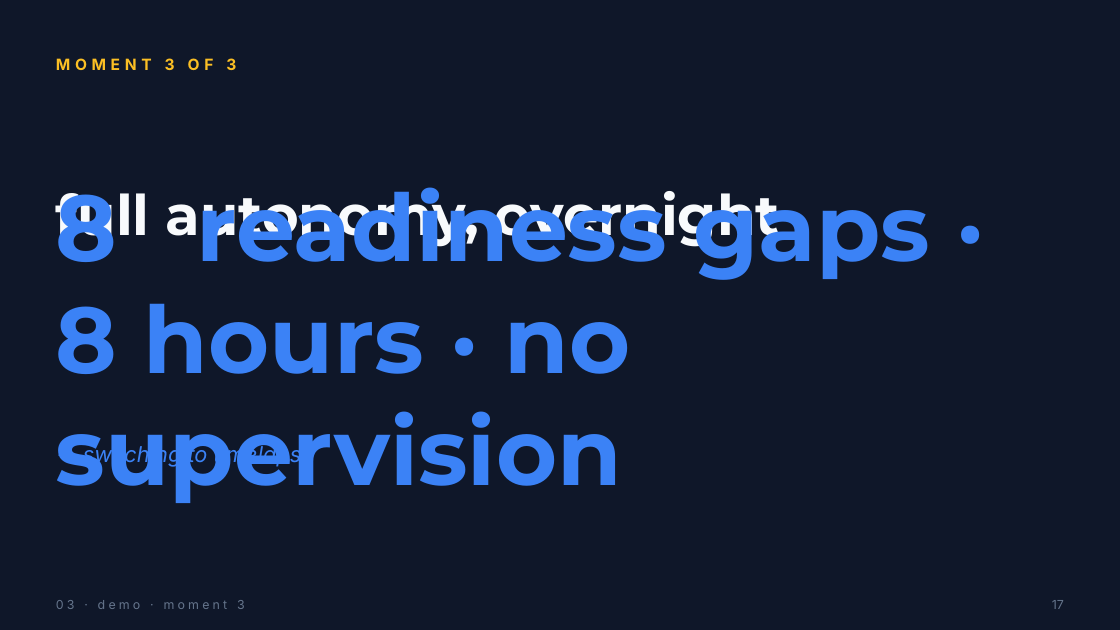
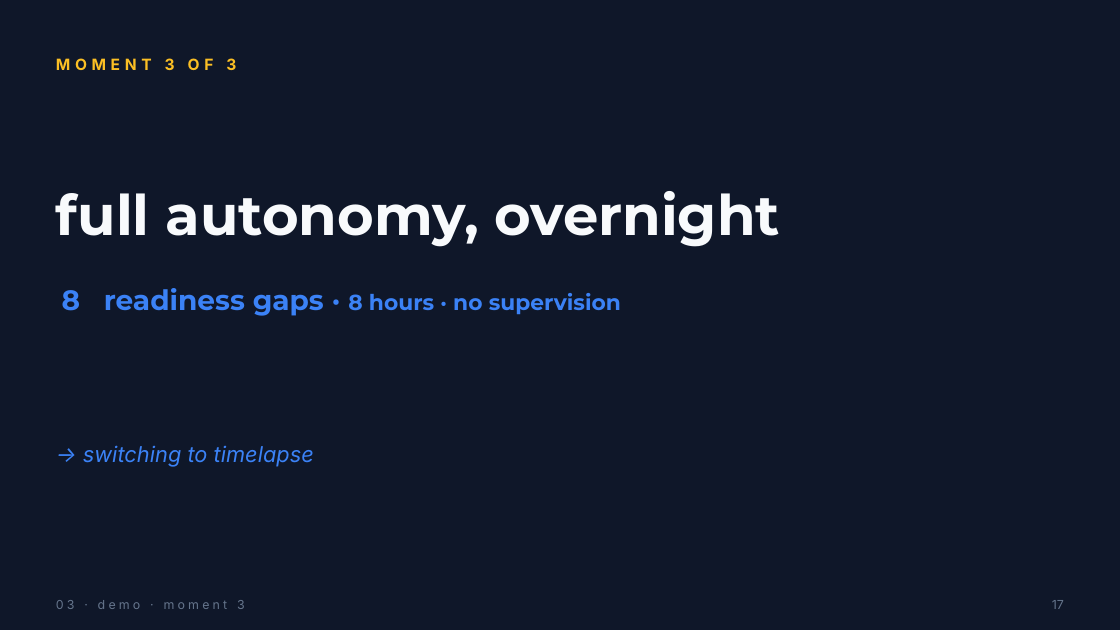
Before and after one commit to Bmbsolution/genai-demo, a slide deck: slide 17 of orchestrer-intelligence-gatherly.pptx. Drawn at 1120x630 pixels with LibreOffice and Linux fonts; fonts in the diff are those of the drawing. Boxes give left, top, right and bottom in pixels: in the first picture for what was removed or moved away, otherwise in the second. Text is boxed around its words. In the diff, an @@ line names an element or a change of style, - is before the commit and + after.

```diff
--- a/orchestrer-intelligence-gatherly.pptx
+++ b/orchestrer-intelligence-gatherly.pptx
@@ text "8 readiness gaps · 8 ...": place and size @@
-text "8 readiness gaps · 8 ..." at [56, 187, 931, 503]
+text "8 readiness gaps · 8 ..." at [62, 288, 621, 316]
@@ text "8 readiness gaps · 8 ..." at [62, 288, 621, 316]: size 60 to 18 pt in "8 readiness gaps ·"; size 60 to 14 pt in "8 hours · no supervision" @@
```
Also in this commit, not shown: 1 other slide changed, 5 other files.
